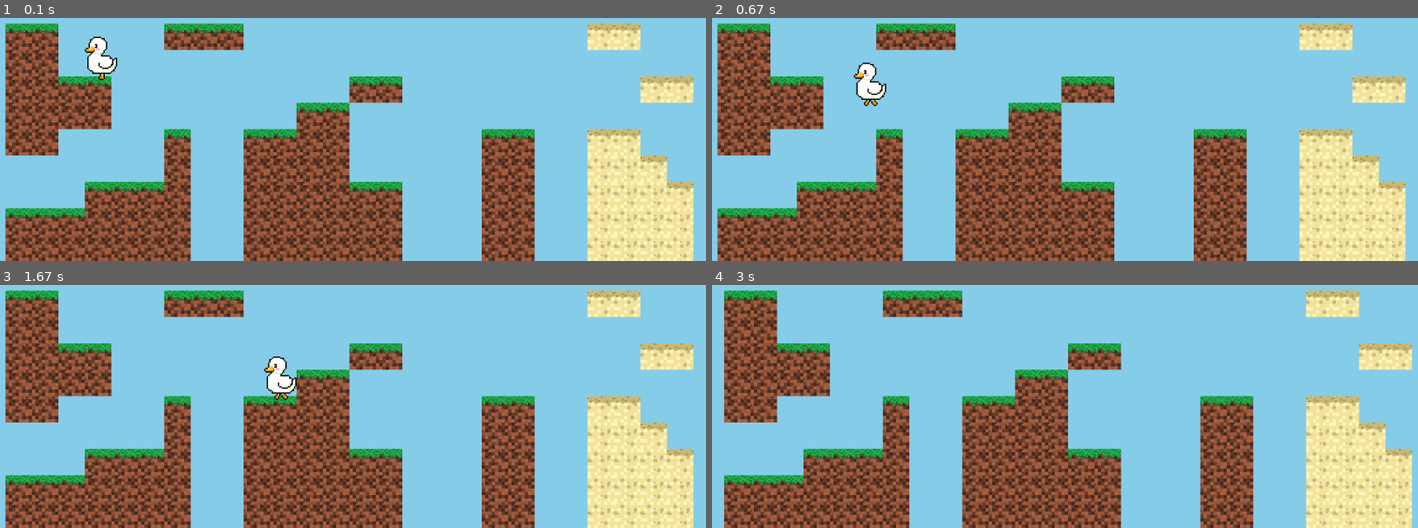
Above: before the commit, frames 1-4 (two rows, left to right).
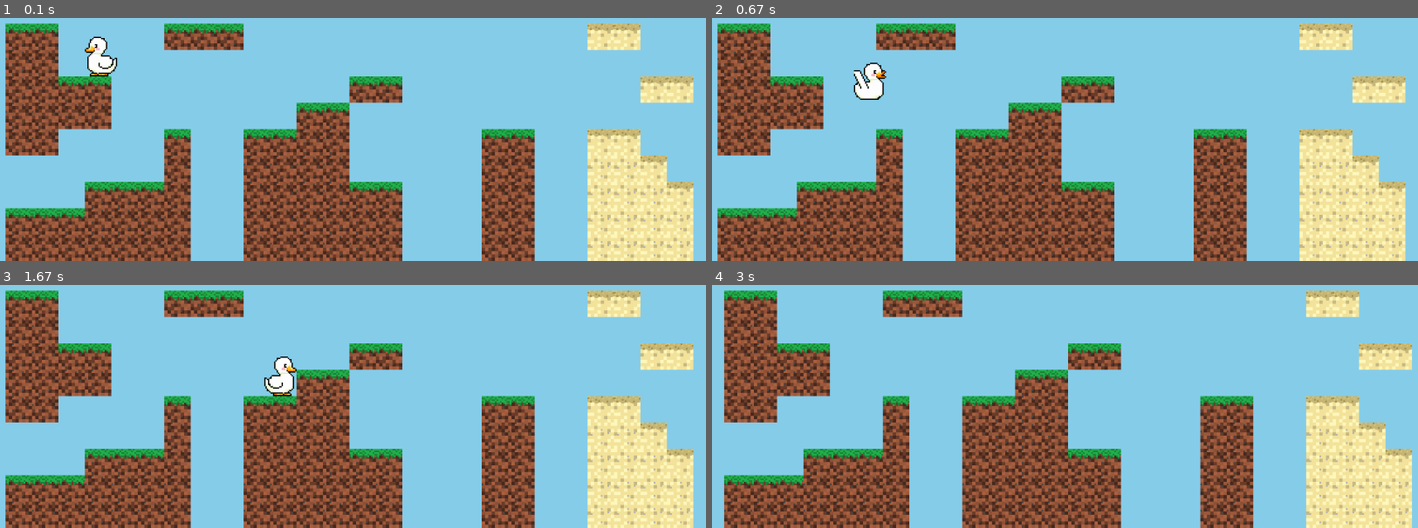
Above: after the commit, the same moments.

Repository: pinterroniaron/Pygame_minta
Game: pygame game, started from main.py
The game is run twice, just before and just after one commit, with the same random seed, the same clock (stepped at 60 frames per second) and the same inputs.
Inputs:
- Up to frame 1 (0.1 s): no input
- Up to frame 2 (0.67 s): hold Right from 0.33 s (still down)
- Up to frame 3 (1.67 s): release Right at 0.8 s; hold Up 0.83-1.13 s; hold Right 1.17-1.63 s
- Up to frame 4 (3 s): hold Left 1.67-2.2 s; hold Left 2.23-2.63 s

The runs differ from the first frame. In frame 1, less than 0.1% of the frame differs, in the area x 12-16%, y 22-26%; in frame 2, 0.5%; in frame 3, 0.5%, in the area x 37-43%, y 29-48%; in frame 4, nothing differs.

Commit message:
animációk kész

Diff:
--- a/player.py
+++ b/player.py
@@ -8,6 +8,7 @@
         super().__init__()
         self.import_character_assets()
         self.frame_index = 0
+        self.status = "idle"
         self.animation_speed = 0.35
         self.image = self.animations["idle"][self.frame_index]
         self.rect = self.image.get_rect(topleft=pos)
@@ -16,6 +17,7 @@
         self.speed = 8
         self.gravity = 0.8
         self.jump_speed = -16
+        self.facing_left = True
 
     def import_character_assets(self):
         character_path = "graphics/character/"
@@ -31,21 +33,40 @@
             self.animations[animation] = import_folder(full_path)
 
     def animate(self):
-        animation = self.animations["run"]
+        animation = self.animations[self.status]
 
         self.frame_index += self.animation_speed
         if self.frame_index >= len(animation):
             self.frame_index = 0
 
-        self.image = animation[int(self.frame_index)]
+        image = animation[int(self.frame_index)]
+
+        if self.facing_left:
+            self.image = image
+        else:
+            flipped_image = pygame.transform.flip(image, True, False)
+            self.image = flipped_image
+
+    def get_status(self):
+        if self.direction.y < 0:
+            self.status = "jump"
+        elif self.direction.y > 1:
+            self.status = "fall"
+        else:
+            if self.direction.x != 0:
+                self.status = "run"
+            else:
+                self.status = "idle"
 
     def get_input(self):
         keys = pygame.key.get_pressed()
 
         if keys[pygame.K_RIGHT]:
             self.direction.x = 1
+            self.facing_left = False
         elif keys[pygame.K_LEFT]:
             self.direction.x = -1
+            self.facing_left = True
         else:
             self.direction.x = 0
 
@@ -61,4 +82,5 @@
 
     def update(self):
         self.get_input()
+        self.get_status()
         self.animate()
--- a/support.py
+++ b/support.py
@@ -1,12 +1,12 @@
 from os import walk
 import pygame
 
-def import_folder(path):
+def import_folder(path: str):
     surface_list = []
 
     for _, __, img_files in walk(path):
         for image in img_files:
-            full_path = path + "/" + image
+            full_path: str = path + "/" + image
             image_surf = pygame.image.load(full_path).convert_alpha()
             surface_list.append(image_surf)
 
